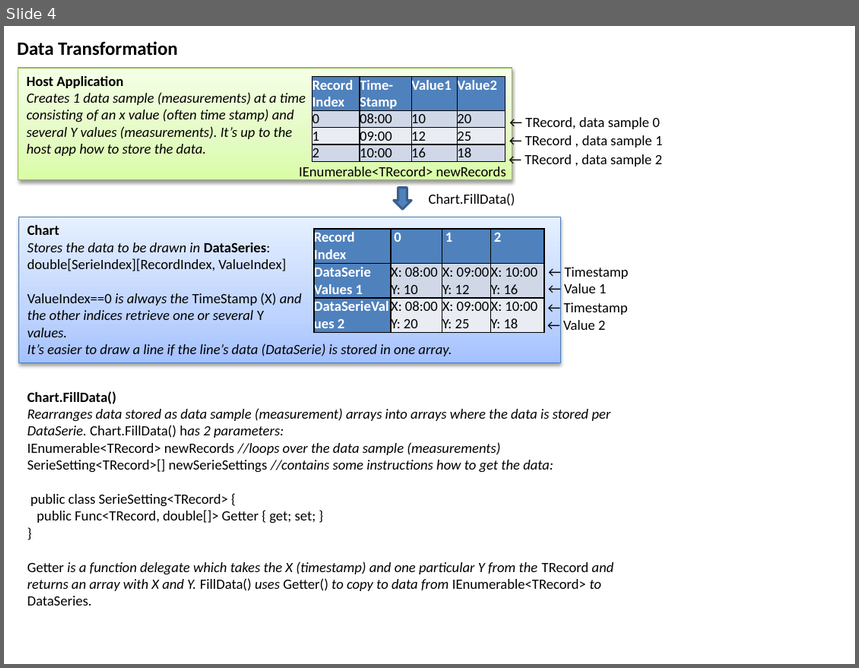
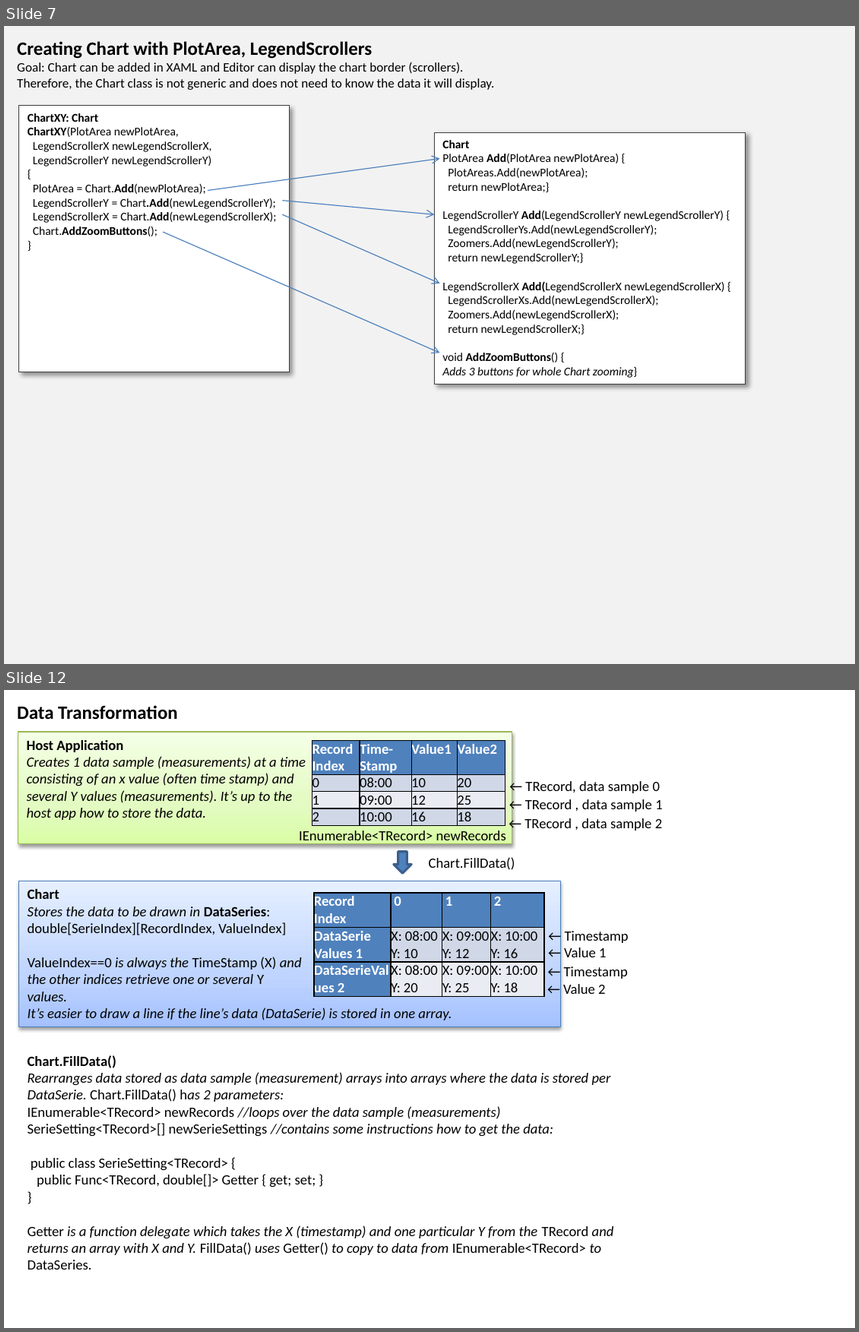
Before and after one commit to PeterHuberSg/XYGraphLib, a slide deck: XYGraphDesign1.pptx. Shown one above the other, each under a label of ours: slide 4 before the commit, slides 7 and 12 after it; the slides between them are not shown. The pictures are 859x668 and 859x1332 pixels, drawn with LibreOffice and Linux fonts; fonts in the diff are those of the drawing. Boxes give left, top, right and bottom in pixels: in the first picture for what was removed or moved away, otherwise in the second. Text is boxed around its words. In the diff, an @@ line names an element or a change of style, - is before the commit and + after.

```diff
--- a/XYGraphDesign1.pptx
+++ b/XYGraphDesign1.pptx
@@ slide 7 added at (4,26,855,664), background #F2F2F2 @@
@@ text added at (17,41,494,90), 11 pt, text #000000 @@
+Creating Chart with PlotArea, LegendScrollers
+Goal: Chart can be added in XAML and Editor can display the chart border (scrollers).
+Therefore, the Chart class is not generic and does not need to know the data it will display.
@@ rectangle added at (19,106,289,373), fill #FFFFFF, outline #404040 0.75 pt, 10 pt, text #000000 @@
+ChartXY: Chart
+ChartXY(PlotArea newPlotArea,
+LegendScrollerX newLegendScrollerX,
+LegendScrollerY newLegendScrollerY)
+{
+PlotArea = Chart.Add(newPlotArea);
+LegendScrollerY = Chart.Add(newLegendScrollerY);
+LegendScrollerX = Chart.Add(newLegendScrollerX);
+Chart.AddZoomButtons();
+}
@@ rectangle added at (435,132,747,385), fill #FFFFFF, outline #404040 0.75 pt, 10 pt, text #000000 @@
+Chart
+PlotArea Add(PlotArea newPlotArea) {
+PlotAreas.Add(newPlotArea);
+return newPlotArea;}
+LegendScrollerY Add(LegendScrollerY newLegendScrollerY) {
+LegendScrollerYs.Add(newLegendScrollerY);
+Zoomers.Add(newLegendScrollerY);
+return newLegendScrollerY;}
+LegendScrollerX Add(LegendScrollerX newLegendScrollerX) {
+LegendScrollerXs.Add(newLegendScrollerX);
+Zoomers.Add(newLegendScrollerX);
+return newLegendScrollerX;}
+void AddZoomButtons() {
+Adds 3 buttons for whole Chart zooming}
@@ arrow added from (208, 190) to (439, 159), #4B7EBC 0.75 pt @@
@@ arrow added from (282, 201) to (435, 215), #4B7EBC 0.75 pt @@
@@ arrow added from (282, 215) to (439, 283), #4B7EBC 0.75 pt @@
@@ arrow added from (163, 232) to (439, 353), #4B7EBC 0.75 pt @@
@@ what was slide 4 is now slide 12 @@
```
Also in this commit, not shown: 4 slides changed, 6 other slides added, 9 other files.
